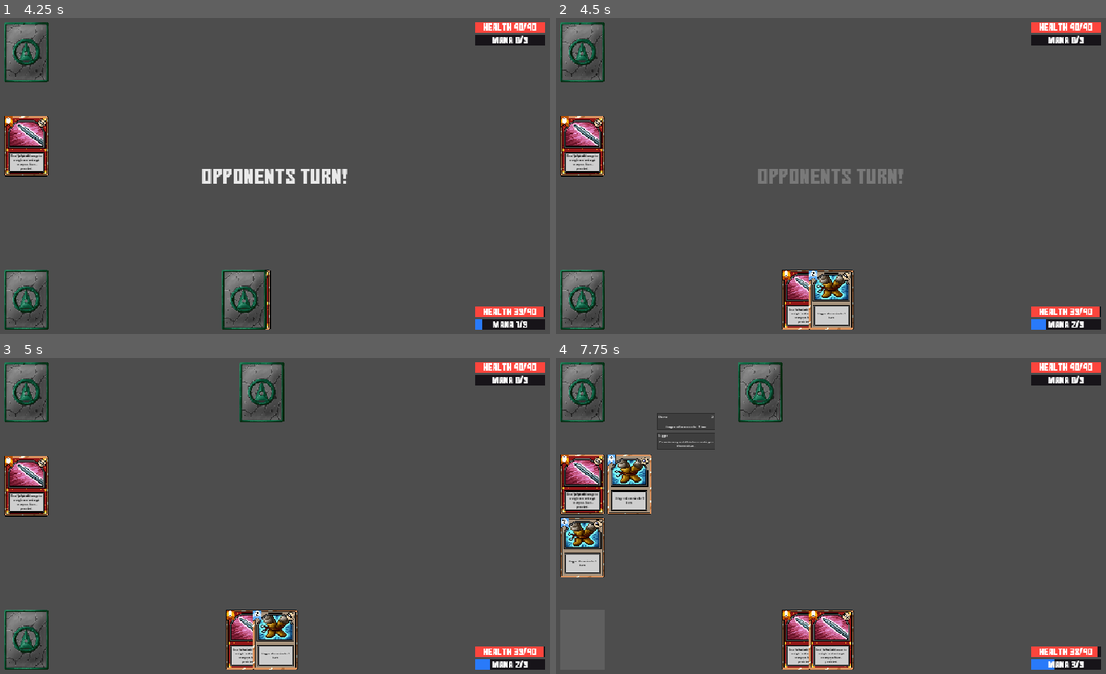
Above: before the commit, frames 1-4 (two rows, left to right).
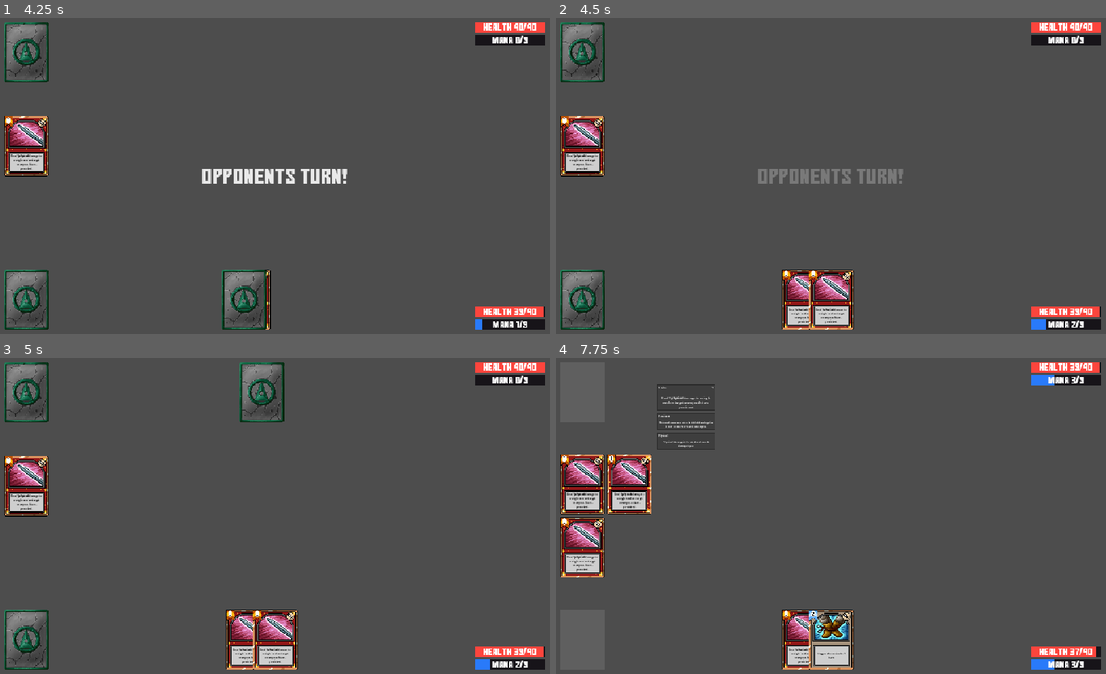
Above: after the commit, the same moments.

Repository: kieranlavelle/pixadeck
Game: Godot game, scene res://main/main.tscn
Two runs of this game, one before a commit and one after it. Both use one fixed random seed, a clock stepped at 60 frames per second and the inputs below.
Inputs (mouse positions are in pixels of both pictures, inside the frame that each line leads up to):
- Up to frame 1 (4.25 s): click "End Turn" at 0.5 s; move the mouse to (401, 160) at 1.27 s; press the mouse at (401, 160) at 1.28 s; release the mouse at (401, 160) at 2 s; drag from (264, 299) to (247, 239) at 2.02 s; move the mouse to (264, 52) at 2.77 s; press the mouse at (264, 52) at 2.78 s; release the mouse at (264, 52) at 3.5 s; click "End Turn" at 3.5 s
- Up to frame 2 (4.5 s): drag from (583, 147) to (660, 128) at 4.27 s
- Up to frame 3 (5 s): no input
- Up to frame 4 (7.75 s): drag from (831, 639) to (858, 516) at 5.02 s; drag from (583, 547) to (748, 437) at 5.77 s; click "End Turn" at 6.5 s; move the mouse to (627, 484) at 7.27 s; press the mouse at (627, 484) at 7.28 s

Frame 1 is identical in both runs. In frame 2, 0.7% of the frame differs, in the area x 45-54%, y 79-98%; in frame 3, 0.7%; in frame 4, 4.7%, in the area x 0-100%, y 1-98%.

Commit message:
Building card status effects

Diff:
--- a/main/main.tscn
+++ b/main/main.tscn
@@ -2,7 +2,10 @@
 
 [ext_resource type="Script" uid="uid://cgtpe2hl42evt" path="res://src/battle/battle_manager.gd" id="1_eb6dy"]
 [ext_resource type="PackedScene" uid="uid://dvvyp02wvklra" path="res://src/combatant/combatant.tscn" id="2_o6xl0"]
+[ext_resource type="Script" uid="uid://by78ddj4qp3w6" path="res://src/card/card_data.gd" id="4_bsumw"]
+[ext_resource type="Resource" uid="uid://c7ib0x1vjkvrj" path="res://src/card/resources/cards/strike.tres" id="5_fwcvl"]
 [ext_resource type="Script" uid="uid://bw6ifcuinuiw5" path="res://src/ui/battle_overlay/text_display.gd" id="6_85g3d"]
+[ext_resource type="Resource" uid="uid://bmk4te5ggnitg" path="res://src/card/resources/cards/dome.tres" id="6_na0o7"]
 [ext_resource type="Script" uid="uid://bvwxb4osm86ok" path="res://src/ui/battle_overlay/skip_turn_button.gd" id="6_tipki"]
 [ext_resource type="FontFile" uid="uid://00clkfd0cxp2" path="res://assets/fonts/gomarice_no_continue.ttf" id="7_85g3d"]
 [ext_resource type="Script" uid="uid://dkkq2wtrajg0i" path="res://src/ui/battle_overlay/battle_overlay.gd" id="7_choun"]
@@ -62,6 +65,9 @@
 is_local_player = true
 seat = 1
 
+[node name="Deck" parent="BattleLayout/BottomSeat/Player/Layout" parent_id_path=PackedInt32Array(1676522694, 1848351654) index="0" unique_id=465602771]
+starting_deck = Array[ExtResource("4_bsumw")]([ExtResource("5_fwcvl"), ExtResource("5_fwcvl"), ExtResource("6_na0o7")])
+
 [node name="BattleOverlay" type="CanvasLayer" parent="." unique_id=1143265905]
 layer = 100
 script = ExtResource("7_choun")
@@ -100,3 +106,5 @@
 
 [connection signal="pressed" from="BattleOverlay/EndTurnButton" to="BattleOverlay/EndTurnButton" method="_on_pressed"]
 [connection signal="turn_finished" from="TurnManager" to="TurnManager" method="_on_turn_ended"]
+
+[editable path="BattleLayout/BottomSeat/Player"]
--- a/src/battle/battle_context.gd
+++ b/src/battle/battle_context.gd
@@ -97,3 +97,15 @@
 	targets.append_array(get_active_cards(event))
 	targets.append_array(combatants)
 	return targets
+
+
+func expire_card_statuses_for_owner(event: BattleEvent) -> void:
+	var cards: Array[Card] = get_active_cards(event).filter(
+		func(card: Card):
+			return card.owner_combatant == event.owner
+	)
+
+	# find all cards with a status and remove them or decrement
+	# their duration.
+	for card in cards:
+		card.card_status_holder.decrement_statuses()
--- a/src/battle/battle_manager.gd
+++ b/src/battle/battle_manager.gd
@@ -1,7 +1,7 @@
 class_name BattleManager
 extends Control
 
-@onready var TurnManagerNode = $TurnManager
+@onready var TurnManagerNode: TurnManager = $TurnManager as TurnManager
 @onready var BattleOverlay = $BattleOverlay
 
 var combatants: Array[Combatant] = []
@@ -20,12 +20,15 @@
 		combatant.combatant_id = combatant.get_instance_id()
 		combatant.apply_layout()
 
-		# connect their signals
-		combatant.player_turn_ended.connect(TurnManagerNode.turn_finished.emit)
+		# Allow AI end turn?
+		if combatant.ai_controller.can_process():
+			combatant.ai_controller.ai_turn_ended.connect(
+				_on_request_end_turn
+			)
 		TurnManagerNode.turn_started.connect(combatant._on_turn_start)
 
 	# If A player skips their turn emit turn finished
-	BattleOverlay.request_end_turn.connect(TurnManagerNode.turn_finished.emit)
+	BattleOverlay.request_end_turn.connect(_on_request_end_turn)
 	TurnManagerNode.turn_started.connect(_ui_on_turn_start)
 	TurnManagerNode.turn_started.connect(BattleOverlay._on_turn_start)
 
@@ -47,3 +50,32 @@
 		BattleOverlay.show_end_turn_button()
 	else:
 		BattleOverlay.hide_end_turn_button()
+
+
+# This is a thin wrapper around _end_current_turn due to signals
+# not awaiting async functions but BattleEvents are async and we
+# need to emit one on turn end
+func _on_request_end_turn() -> void:
+	await _end_current_turn()
+
+
+# Currently this dispatches the turn ending signal onto the
+# BattleEventQueue, may move into turu
+func _end_current_turn() -> void:
+	var combatant := TurnManagerNode.current_combatant
+	if combatant == null:
+		return
+
+	await event_queue.dispatch(
+		BattleEvent.new(
+			BattleEventType.TURN_ENDING, combatant, combatant
+		)
+	)
+
+	TurnManagerNode.advance_turn()
+
+	await event_queue.dispatch(
+		BattleEvent.new(
+			BattleEventType.TURN_ENDED, combatant, combatant
+		)
+	)
--- a/src/battle/events/battle_event_queue.gd
+++ b/src/battle/events/battle_event_queue.gd
@@ -30,9 +30,23 @@
 
 func _resolve_event(event: BattleEvent) -> void:
 	for card in battle_context.get_active_cards(event):
-		var effects := card.card_data.effects
-		for effect in effects:
-			if effect.is_triggered_by(event, battle_context, card):
-				await effect.resolve(event, battle_context, card)
+
+		if event.type == BattleEventType.TURN_ENDED:
+			battle_context.expire_card_statuses_for_owner(event)
+
+		for effect in card.card_data.effects:
+			# use a closure system here to disallow everything first
+
+			# is the effect interested in this event
+			if not effect.is_triggered_by(event, battle_context, card):
+				continue
+
+			# Does any status on this card stop it from handling this event
+			if not card.card_status_holder.can_resolve_effect(effect, event, battle_context):
+				continue
+
+			# effect can proceed
+			await effect.resolve(event, battle_context, card)
+
 	print("Resolving event: ", event.type)
 	await get_tree().process_frame
--- a/src/battle/events/battle_event_type.gd
+++ b/src/battle/events/battle_event_type.gd
@@ -7,6 +7,13 @@
 
 # Turn based events
 const TURN_STARTED := &"turn_started"
+
+# emit just before this users turn ends, querying the current user could
+# give you the wrong info.
+const TURN_ENDING := &"turn_ending"
+
+# emited after game logic for who's turn it is has been incremented and this
+# users turn has ended.
 const TURN_ENDED := &"turn_ended"
 
 # Card based events
--- a/src/battle/turn_manager/turn_manager.gd
+++ b/src/battle/turn_manager/turn_manager.gd
@@ -3,11 +3,10 @@
 
 
 signal turn_started(combatant: Combatant)
-signal turn_finished
+signal turn_finished(conbatant: Combatant)
 
 
 var current_combatant: Combatant
-var turn_count: int = 1
 var combatants: Array[Combatant] = []
 
 func start(all_combatants: Array[Combatant]) -> void:
@@ -16,11 +15,9 @@
 	current_combatant = all_combatants.pick_random()
 	turn_started.emit(current_combatant)
 
-# flip to the other player
-func _on_turn_ended() -> void:
-	var index := combatants.find(current_combatant)
-	index += 1
 
+func advance_turn() -> void:
+	var index := combatants.find(current_combatant) + 1
 	if index >= combatants.size():
 		index = 0
 
--- a/src/card/card.gd
+++ b/src/card/card.gd
@@ -32,10 +32,14 @@
 var opponents_turn: bool = true
 var is_locally_owned: bool = false
 var owner_combatant: Combatant
+var card_status_holder: CardStatusHolder = CardStatusHolder.new()
 
 func _ready():
 	if card_data == null:
 		print("Error: card data was null")
+
+	# for this holder, this card is the "host"
+	card_status_holder.host = self
 
 	description.text = card_data.description
 	inner_border.texture = card_data.inner_border_asset
@@ -149,3 +153,11 @@
 
 func play(zone: CardDropZone) -> void:
 	played_card.emit(self, zone)
+
+
+func add_status(status: CardStatusInstance) -> void:
+	card_status_holder.add_status(status)
+
+
+func remove_status(status: CardStatusInstance) -> void:
+	card_status_holder.remove_status(status)
--- /dev/null
+++ b/src/card/resources/actions/apply_status_action.gd
@@ -0,0 +1,20 @@
+class_name ApplyStatusAction
+extends EffectAction
+
+@export var status: CardStatusData
+
+func apply(_event: BattleEvent, _context: BattleContext, source: Card, targets: Array[Variant]) -> void:
+	for target in targets:
+
+		# currently we will only apply status' to cards
+		if target is not Card:
+			continue
+
+		var instance := CardStatusInstance.new()
+		instance.data = status
+		instance.applier = source
+		instance.host = target
+
+		instance.remaining_turns = 1 if status.duration == null else status.duration
+
+		target.add_status(instance)
--- a/src/card/resources/cards/dome.tres
+++ b/src/card/resources/cards/dome.tres
@@ -1,47 +1,71 @@
 [gd_resource type="Resource" script_class="CardData" format=3 uid="uid://bmk4te5ggnitg"]
 
-[ext_resource type="Texture2D" uid="uid://b2bnc63uiqfje" path="res://assets/card_components/stone-flat-background.png" id="1_xokv4"]
-[ext_resource type="Script" uid="uid://by78ddj4qp3w6" path="res://src/card/card_data.gd" id="1_y4b67"]
-[ext_resource type="Script" uid="uid://c4otee18fs8or" path="res://src/card/resources/effect_data.gd" id="2_qrqmc"]
-[ext_resource type="Texture2D" uid="uid://bavkmf87xe3ju" path="res://assets/card_components/bronze-border.png" id="2_xokv4"]
-[ext_resource type="Script" uid="uid://bslnyll8l7ne1" path="res://src/card/resources/types/selector_action_pair.gd" id="4_68eo7"]
-[ext_resource type="Script" uid="uid://dnmqqedo4u5ol" path="res://src/card/resources/keywords/keyword_data.gd" id="4_aey3h"]
-[ext_resource type="Resource" uid="uid://d2u8l6xfmjghi" path="res://src/card/resources/keywords/stagger.tres" id="5_68eo7"]
-[ext_resource type="Texture2D" uid="uid://cltbtcbyb8wbp" path="res://assets/card_components/blue-flag.png" id="5_168ob"]
-[ext_resource type="Script" uid="uid://ct7d5s6hb5d40" path="res://src/card/resources/trigger_filters/trigger_filter.gd" id="6_0cmd3"]
-[ext_resource type="Texture2D" uid="uid://cd846f0otmkxm" path="res://assets/card_components/Icon34.png" id="6_168ob"]
-[ext_resource type="Texture2D" uid="uid://bq8g60i21s8uq" path="res://assets/card_components/silver-inner-border.png" id="6_uxj7r"]
-[ext_resource type="Script" uid="uid://cyfy7740gqrhi" path="res://src/card/resources/trigger_filters/not_own_source_card.gd" id="7_68eo7"]
-[ext_resource type="Texture2D" uid="uid://bwywd485wc3s2" path="res://assets/card_components/2-mana.png" id="7_aey3h"]
-[ext_resource type="Texture2D" uid="uid://clak0olg4ou31" path="res://assets/card_components/silver-medium-title.png" id="9_68eo7"]
-[ext_resource type="Texture2D" uid="uid://bp5q53wt4k3vm" path="res://assets/card_components/spell-type.png" id="10_0cmd3"]
+[ext_resource type="Texture2D" uid="uid://b2bnc63uiqfje" path="res://assets/card_components/stone-flat-background.png" id="1_j5cku"]
+[ext_resource type="Texture2D" uid="uid://bavkmf87xe3ju" path="res://assets/card_components/bronze-border.png" id="2_15ssh"]
+[ext_resource type="Script" uid="uid://c4otee18fs8or" path="res://src/card/resources/effect_data.gd" id="3_jo6yt"]
+[ext_resource type="Script" uid="uid://bslnyll8l7ne1" path="res://src/card/resources/types/selector_action_pair.gd" id="4_qs0op"]
+[ext_resource type="Script" uid="uid://n5h2calm3brh" path="res://src/card/resources/actions/apply_status_action.gd" id="5_qs0op"]
+[ext_resource type="Script" uid="uid://dnmqqedo4u5ol" path="res://src/card/resources/keywords/keyword_data.gd" id="5_xey0f"]
+[ext_resource type="Resource" uid="uid://d2u8l6xfmjghi" path="res://src/card/resources/keywords/stagger.tres" id="6_2kxv2"]
+[ext_resource type="Script" uid="uid://byf1l8hddag4e" path="res://src/card/resources/status/stagger_card_status.gd" id="6_xey0f"]
+[ext_resource type="Script" uid="uid://bjav0vfisvfaq" path="res://src/card/resources/targeting/AllEnemyCardsSelector.gd" id="7_2kxv2"]
+[ext_resource type="Script" uid="uid://ct7d5s6hb5d40" path="res://src/card/resources/trigger_filters/trigger_filter.gd" id="7_nssry"]
+[ext_resource type="Script" uid="uid://cyfy7740gqrhi" path="res://src/card/resources/trigger_filters/not_own_source_card.gd" id="8_dt5gu"]
+[ext_resource type="Texture2D" uid="uid://cltbtcbyb8wbp" path="res://assets/card_components/blue-flag.png" id="9_2eexy"]
+[ext_resource type="Texture2D" uid="uid://cd846f0otmkxm" path="res://assets/card_components/Icon34.png" id="10_84df8"]
+[ext_resource type="Texture2D" uid="uid://bq8g60i21s8uq" path="res://assets/card_components/silver-inner-border.png" id="11_7uk37"]
+[ext_resource type="Texture2D" uid="uid://bwywd485wc3s2" path="res://assets/card_components/2-mana.png" id="12_ohrgd"]
+[ext_resource type="Script" uid="uid://by78ddj4qp3w6" path="res://src/card/card_data.gd" id="13_t6w2b"]
+[ext_resource type="Texture2D" uid="uid://clak0olg4ou31" path="res://assets/card_components/silver-medium-title.png" id="14_aqmjq"]
+[ext_resource type="Texture2D" uid="uid://bp5q53wt4k3vm" path="res://assets/card_components/spell-type.png" id="15_e04x0"]
+
+[sub_resource type="Resource" id="Resource_nssry"]
+script = ExtResource("6_xey0f")
+display_name = "stagger"
+duration = 2
+metadata/_custom_type_script = "uid://byf1l8hddag4e"
+
+[sub_resource type="Resource" id="Resource_dt5gu"]
+script = ExtResource("5_qs0op")
+status = SubResource("Resource_nssry")
+metadata/_custom_type_script = "uid://n5h2calm3brh"
+
+[sub_resource type="Resource" id="Resource_2eexy"]
+script = ExtResource("7_2kxv2")
+
+[sub_resource type="Resource" id="Resource_84df8"]
+script = ExtResource("4_qs0op")
+selector = SubResource("Resource_2eexy")
+action = SubResource("Resource_dt5gu")
+metadata/_custom_type_script = "uid://bslnyll8l7ne1"
 
 [sub_resource type="Resource" id="Resource_3orvu"]
-script = ExtResource("7_68eo7")
+script = ExtResource("8_dt5gu")
 metadata/_custom_type_script = "uid://cyfy7740gqrhi"
 
 [sub_resource type="Resource" id="Resource_iwh6q"]
-script = ExtResource("2_qrqmc")
+script = ExtResource("3_jo6yt")
 name = "stagger"
-description = "currently not implemented"
+description = "Stops any cards from the enemy resolving for a fixed number of turns"
 trigger_events = Array[StringName]([&"turn_started"])
-trigger_filters = Array[ExtResource("6_0cmd3")]([SubResource("Resource_3orvu")])
-tooltip_keywords = Array[ExtResource("4_aey3h")]([ExtResource("5_68eo7")])
+trigger_filters = Array[ExtResource("7_nssry")]([SubResource("Resource_3orvu")])
+effect_actions = Array[ExtResource("4_qs0op")]([SubResource("Resource_84df8")])
+tooltip_keywords = Array[ExtResource("5_xey0f")]([ExtResource("6_2kxv2")])
 metadata/_custom_type_script = "uid://c4otee18fs8or"
 
 [resource]
-script = ExtResource("1_y4b67")
+script = ExtResource("13_t6w2b")
 id = "dome"
 card_name = "Dome"
 card_cost = 2
 description = "[i]Stagger[/i] all enemies for 1 turn"
-effects = Array[ExtResource("2_qrqmc")]([SubResource("Resource_iwh6q")])
-border_asset = ExtResource("2_xokv4")
-inner_border_asset = ExtResource("6_uxj7r")
-mana_asset = ExtResource("7_aey3h")
-flag_asset = ExtResource("5_168ob")
-background_asset = ExtResource("1_xokv4")
-title_asset = ExtResource("9_68eo7")
-type_asset = ExtResource("10_0cmd3")
-image_asset = ExtResource("6_168ob")
+effects = Array[ExtResource("3_jo6yt")]([SubResource("Resource_iwh6q")])
+border_asset = ExtResource("2_15ssh")
+inner_border_asset = ExtResource("11_7uk37")
+mana_asset = ExtResource("12_ohrgd")
+flag_asset = ExtResource("9_2eexy")
+background_asset = ExtResource("1_j5cku")
+title_asset = ExtResource("14_aqmjq")
+type_asset = ExtResource("15_e04x0")
+image_asset = ExtResource("10_84df8")
 metadata/_custom_type_script = "uid://by78ddj4qp3w6"
--- /dev/null
+++ b/src/card/resources/status/CardStatusData.gd
@@ -0,0 +1,18 @@
+class_name CardStatusData
+extends Resource
+
+# For duration `-1` can be used to indicate that it never expires
+
+@export var id: String
+@export var display_name: String
+@export var duration: int
+
+# This function basically is a way for a status to intercept ANY card effect
+# the base function allows all card effects to pass.
+func can_resolve_effect(
+	_effect: EffectData,
+	_event: BattleEvent,
+	_context: BattleContext,
+	_instance: CardStatusInstance
+) -> bool:
+	return true
--- /dev/null
+++ b/src/card/resources/status/CardStatusHolder.gd
@@ -0,0 +1,32 @@
+class_name CardStatusHolder
+extends RefCounted
+
+var host: Card
+var statuses: Array[CardStatusInstance] = []
+
+
+func add_status(status: CardStatusInstance) -> void:
+	statuses.append(status)
+
+
+func remove_status(status: CardStatusInstance) -> void:
+	statuses.erase(status)
+
+
+func decrement_statuses() -> void:
+	for status in statuses:
+
+		# these are permernant status'
+		if status.remaining_turns == -1:
+			continue
+
+		if status.remaining_turns == 1:
+			remove_status(status)
+
+		status.remaining_turns -= 1
+
+func can_resolve_effect(effect: EffectData, event: BattleEvent, context: BattleContext) -> bool:
+	for status in statuses:
+		if not status.can_resolve_effect(effect, event, context):
+			return false
+	return true
--- /dev/null
+++ b/src/card/resources/status/CardStatusInstance.gd
@@ -0,0 +1,11 @@
+class_name CardStatusInstance
+extends RefCounted
+
+var data: CardStatusData
+var applier: Variant
+var host: Card
+var remaining_turns: int
+
+
+func can_resolve_effect(effect: EffectData, event: BattleEvent, context: BattleContext) -> bool:
+	return data.can_resolve_effect(effect, event, context, self)
--- /dev/null
+++ b/src/card/resources/status/stagger_card_status.gd
@@ -0,0 +1,12 @@
+class_name StaggerCardStatus
+extends CardStatusData
+
+
+# stagger prevents ANY host from resolving ANY effect
+func can_resolve_effect(
+	_effect: EffectData,
+	_event: BattleEvent,
+	_context: BattleContext,
+	_instance: CardStatusInstance
+) -> bool:
+	return false
--- /dev/null
+++ b/src/card/resources/targeting/AllEnemyCardsSelector.gd
@@ -0,0 +1,9 @@
+class_name AllEnemyCardsSelector
+extends TargetSelector
+
+func select_targets(event: BattleEvent, context: BattleContext, source: Card) -> Array[Variant]:
+	var all_enemy_cards := context.get_active_cards(event).filter(
+		func(card: Card):
+			return card.owner_combatant != source.owner_combatant
+	)
+	return all_enemy_cards
--- a/src/combatant/combatant.gd
+++ b/src/combatant/combatant.gd
@@ -9,8 +9,6 @@
 @onready var stats: Stats = $Layout/Stats as Stats
 @onready var layout = $Layout
 @onready var ai_controller = $AIController
-
-signal player_turn_ended
 
 enum Seat { TOP, BOTTOM }
 
@@ -30,10 +28,6 @@
 		ai_controller.set_process(false)
 	else:
 		ai_controller.setup(self)
-
-
-func _player_turn_ended() -> void:
-	player_turn_ended.emit()
 
 
 func _on_turn_start(combatant: Combatant) -> void:
--- a/src/combatant/combatant.tscn
+++ b/src/combatant/combatant.tscn
@@ -2,10 +2,7 @@
 
 [ext_resource type="Script" uid="uid://dtgwn70lplb04" path="res://src/combatant/combatant.gd" id="1_o822w"]
 [ext_resource type="PackedScene" uid="uid://cryj3mghpm68i" path="res://src/deck/deck.tscn" id="2_x42xx"]
-[ext_resource type="Script" uid="uid://by78ddj4qp3w6" path="res://src/card/card_data.gd" id="3_l271a"]
-[ext_resource type="Resource" uid="uid://c7ib0x1vjkvrj" path="res://src/card/resources/cards/strike.tres" id="4_8ydov"]
 [ext_resource type="AudioStream" uid="uid://dp7kbtrj1byjo" path="res://assets/sounds/card_draw.mp3" id="4_681m7"]
-[ext_resource type="Resource" uid="uid://bmk4te5ggnitg" path="res://src/card/resources/cards/dome.tres" id="5_ylhto"]
 [ext_resource type="PackedScene" uid="uid://cm7rcu252yg0r" path="res://src/hand/hand.tscn" id="6_cwolq"]
 [ext_resource type="PackedScene" uid="uid://cmhi8vns8xt7s" path="res://src/combatant/stats/stats.tscn" id="8_x42xx"]
 [ext_resource type="Script" uid="uid://b8gfm8g1lt6ug" path="res://src/combatant/controllers/ai_controller.gd" id="9_l271a"]
@@ -36,7 +33,6 @@
 size_flags_horizontal = 5
 size_flags_vertical = 8
 draw_sound = ExtResource("4_681m7")
-starting_deck = Array[ExtResource("3_l271a")]([ExtResource("4_8ydov"), ExtResource("5_ylhto"), ExtResource("4_8ydov")])
 
 [node name="Hand" parent="Layout" unique_id=475158690 instance=ExtResource("6_cwolq")]
 unique_name_in_owner = true
--- a/src/combatant/controllers/ai_controller.gd
+++ b/src/combatant/controllers/ai_controller.gd
@@ -1,5 +1,8 @@
 class_name AIController
 extends Node
+
+signal ai_turn_ended
+
 
 var combatant: Combatant
 
@@ -20,4 +23,4 @@
 			combatant._request_to_play_card(card, dropzone)
 
 	# if we got here, the AI has tried to play every card in hand
-	combatant.player_turn_ended.emit()
+	ai_turn_ended.emit()
Not shown, added: src/card/resources/actions/apply_status_action.gd.uid
Not shown, added: src/card/resources/status/CardStatusData.gd.uid
Not shown, added: src/card/resources/status/CardStatusHolder.gd.uid
Not shown, added: src/card/resources/status/CardStatusInstance.gd.uid
Not shown, added: src/card/resources/status/stagger_card_status.gd.uid
Not shown, added: src/card/resources/targeting/AllEnemyCardsSelector.gd.uid
